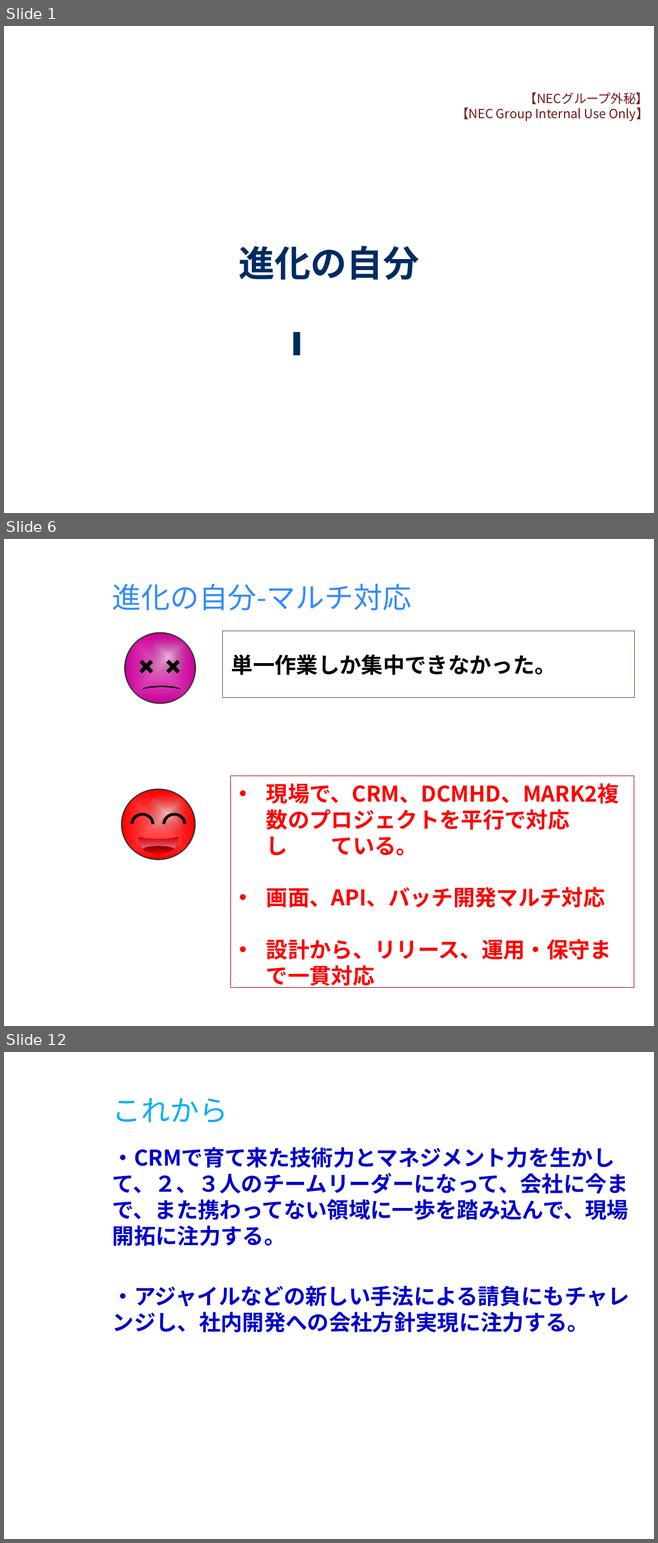
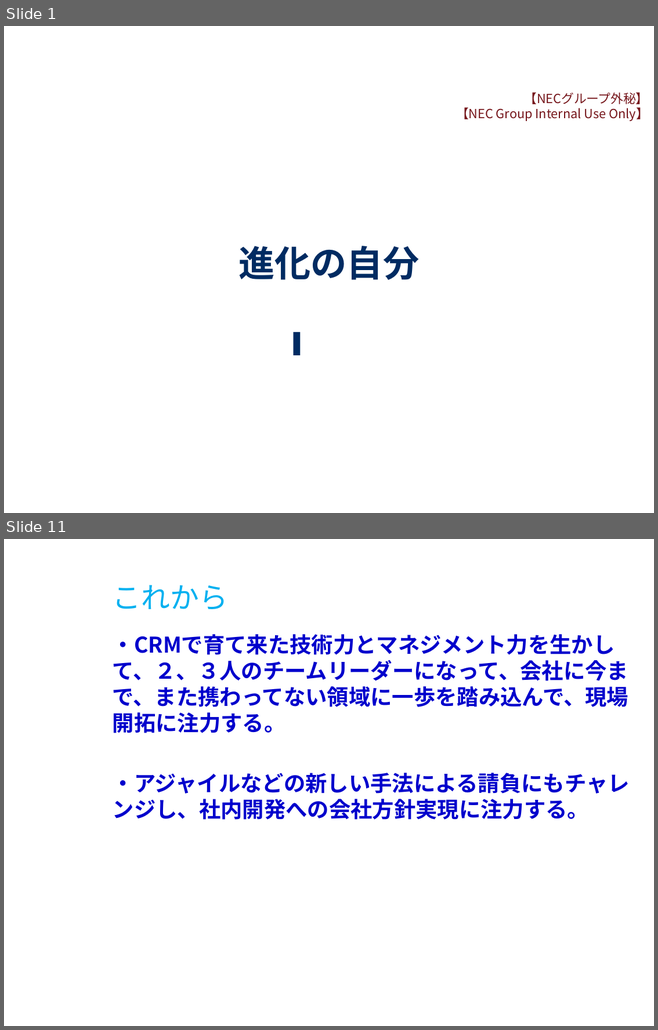
Before and after one commit to milo-bb/test, a slide deck: 昇格プレゼン(徐洋)_new.pptx. Shown one above the other, each under a label of ours: slides 1, 6 and 12 before the commit, slides 1 and 11 after it; the slides between them are not shown. The pictures are 658x1543 and 658x1030 pixels, drawn with LibreOffice and Linux fonts; fonts in the diff are those of the drawing; background and template pictures are left out. Boxes give left, top, right and bottom in pixels: in the first picture for what was removed or moved away, otherwise in the second. Text is boxed around its words. In the diff, an @@ line names an element or a change of style, - is before the commit and + after.

```diff
--- a/昇格プレゼン(徐洋)_new.pptx
+++ b/昇格プレゼン(徐洋)_new.pptx
@@ slide 6 removed at (4,539,654,1026), background picture (left out) @@
@@ title removed at (112,584,411,610) @@
-進化の自分-マルチ対応
@@ rectangle removed at (222,631,634,697) @@
-単一作業しか集中できなかった。
@@ group removed at (125,632,197,704): 3 ellipses, 2 freeform shapes, 1 moon @@
@@ rectangle removed at (230,776,634,988) @@
-• 現場で、CRM、DCMHD、MARK2複数のプロジェクトを平行で対応し ている。
-• 画面、API、バッチ開発マルチ対応
-• 設計から、リリース、運用・保守まで一貫対応
@@ group removed at (121,788,195,860): 3 ellipses, 3 freeform shapes, 1 moon @@
@@ what was slide 12 is now slide 11 @@
```
Also in this commit, not shown: 5 slides changed, 4 slides added, 4 other slides removed, 1 other file.
